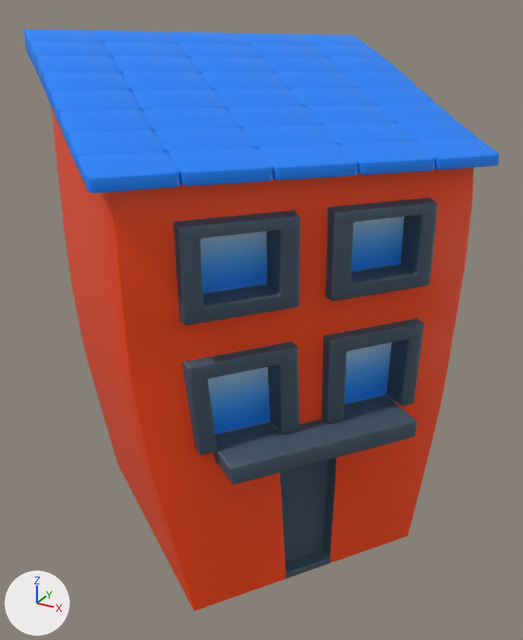
Before and after pictures for a commit that changed the FBX model Vida Recia/Assets/Modelos/ModelosAntonio/EdificioChoncho.fbx.
One viewpoint serves both versions: a 50 mm camera at (5.18, -8.82, 7.85) aimed at (0.32, 0.01, 3.43). The lights are fixed; the arrows at lower left show +X, +Y and +Z. The first picture is the older version. Where no turn or scale is listed for an object, it has been applied to the vertices. Vertices at exactly the same position are counted once.

Names of what the first picture shows: 'edificio3'.
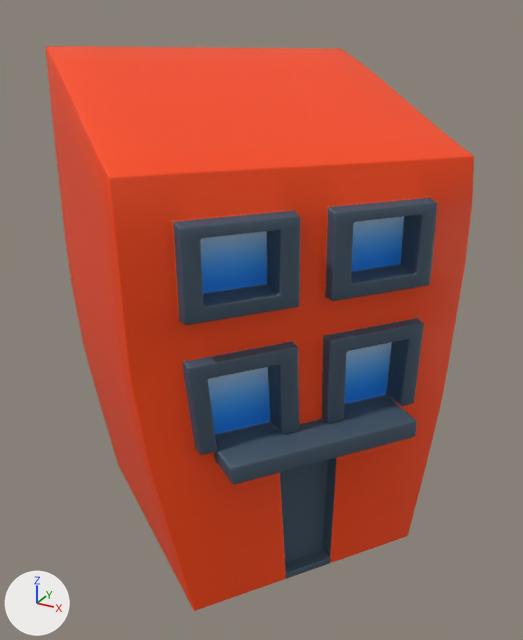
Where the newer file only moved an object's origin or applied its transform, the numbers keep the older frame.

Pixel boxes [x1, y1, x2, y2] of what changed, in the pictures (523 x 640 px):
'edificio3', reshaped (10% narrower)
    before: [24, 29, 499, 611]
    after: [46, 46, 474, 611]
part 1 of me_cube_003, deleted (blue)
    before: [24, 29, 499, 193]

Patch to the scene script:
```diff
--- a/Vida Recia/Assets/Modelos/ModelosAntonio/EdificioChoncho.fbx.py
+++ b/Vida Recia/Assets/Modelos/ModelosAntonio/EdificioChoncho.fbx.py
@@ me_cube_003 @@
 # used by ob_edificio3; location = (0.0, 0.0, 0.0)
-me_cube_003.from_pydata(...)  # 7450 vertices, 7071 faces; spans x -3.03..3.32, y -3.2..3.33, z 0.0..7.49
+me_cube_003.from_pydata(...)  # 1318 vertices, 1298 faces; spans x -2.88..3.07, y -2.9..3.14, z 0.0..7.27
+# me_cube_003 part 1: the loose piece of 6132 vertices spanning x -3.03..3.32, y -3.2..3.33, z 5.9..7.49 is deleted
 me_cube_003.materials.append(mat_buildings)
```
